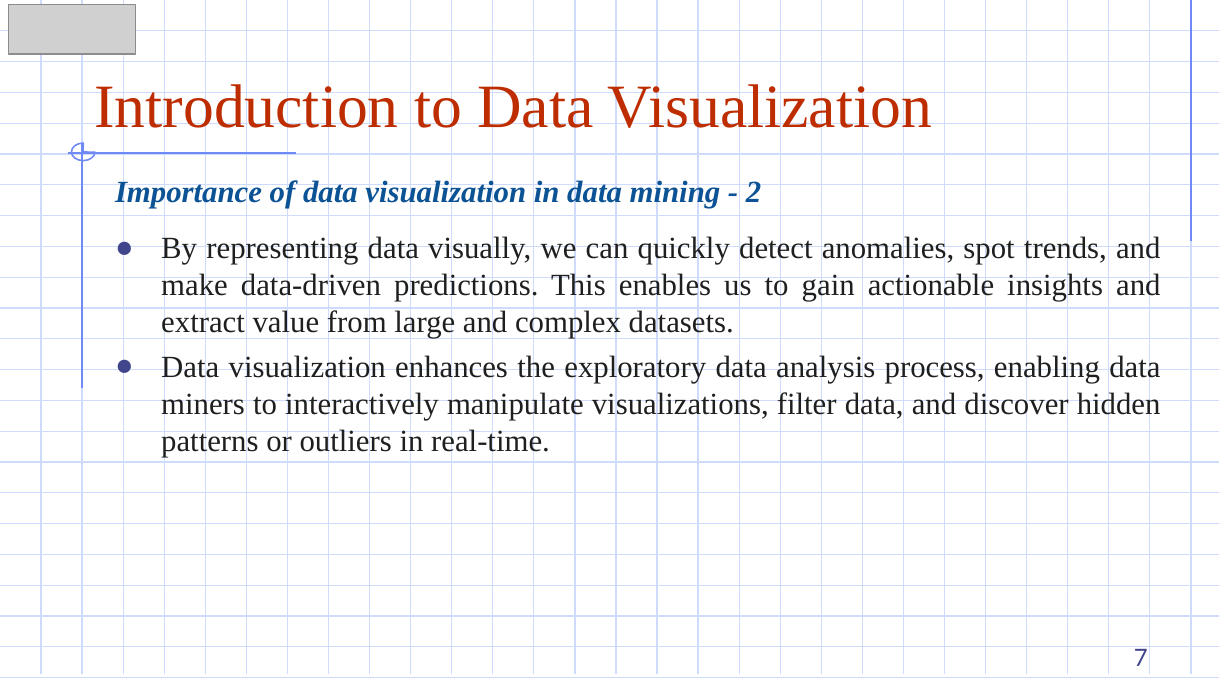
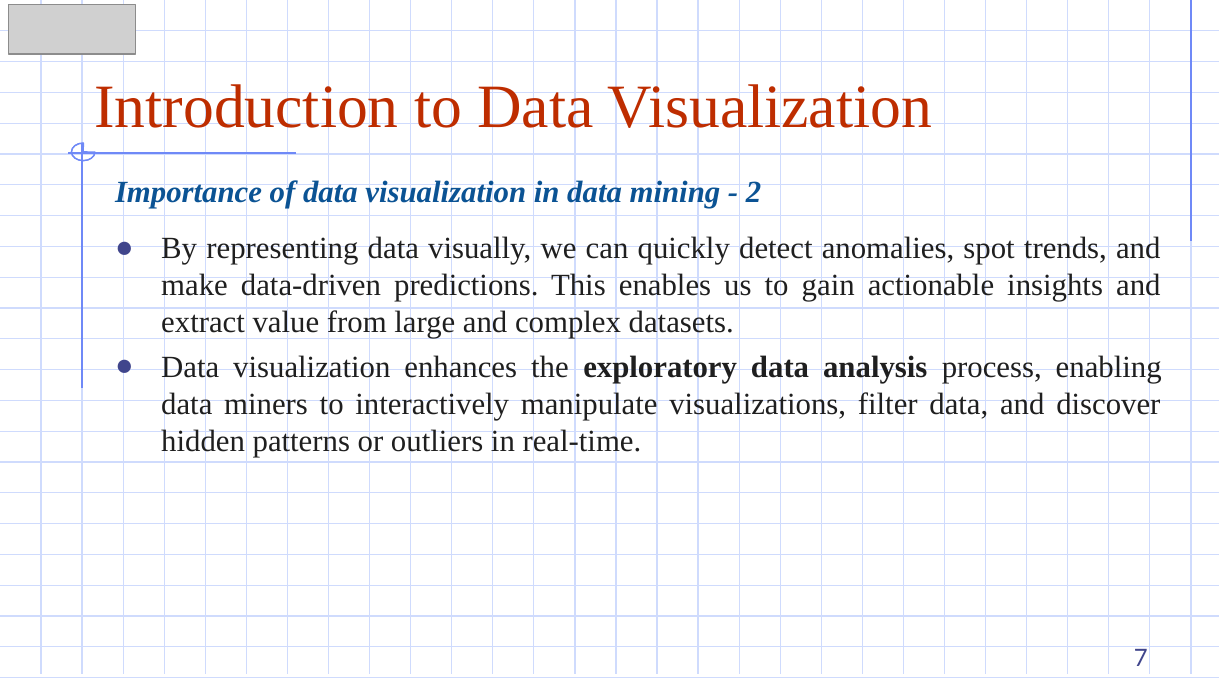
Before and after one commit to DazielNguyen/DBM302m, a slide deck: slide 7 of slides/2.1 Introduction to Data Visualization.pptx. Drawn at 1232x693 pixels with LibreOffice and Linux fonts; fonts in the diff are those of the drawing; grey boxes stand for pictures. Boxes give left, top, right and bottom in pixels: in the first picture for what was removed or moved away, otherwise in the second. Text is boxed around its words. In the diff, an @@ line names an element or a change of style, - is before the commit and + after.

```diff
--- a/slides/2.1 Introduction to Data Visualization.pptx
+++ b/slides/2.1 Introduction to Data Visualization.pptx
@@ text at bbox=[161, 353, 1162, 457]: bold on in "exploratory data analysis" @@
```
Also in this commit, not shown: 1 other slide changed, 9 other files.
